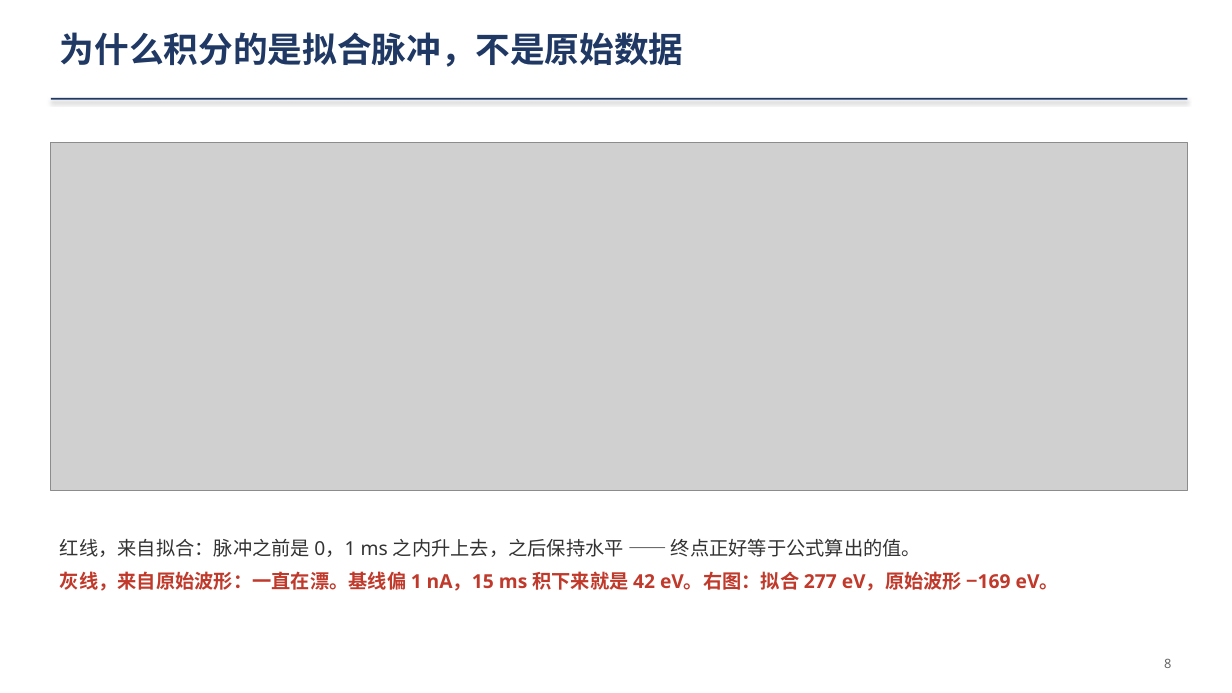
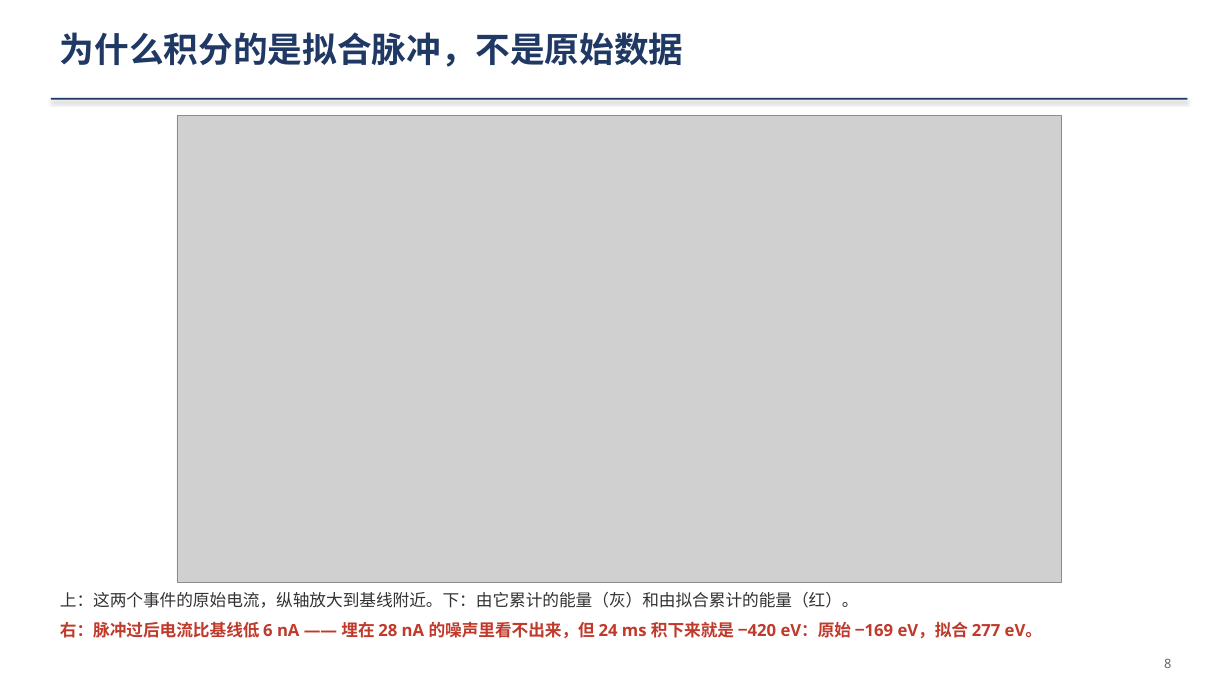
Before and after one commit to ZhihengLi0/urop, a slide deck: slide 8 of snolab/collection_efficiency/presentation/SNOLAB_R4_collection_efficiency_20260910_zh.pptx. Drawn at 1232x693 pixels with LibreOffice and Linux fonts; fonts in the diff are those of the drawing; grey boxes stand for pictures. Boxes give left, top, right and bottom in pixels: in the first picture for what was removed or moved away, otherwise in the second. Text is boxed around its words. In the diff, an @@ line names an element or a change of style, - is before the commit and + after.

```diff
--- a/snolab/collection_efficiency/presentation/SNOLAB_R4_collection_efficiency_20260910_zh.pptx
+++ b/snolab/collection_efficiency/presentation/SNOLAB_R4_collection_efficiency_20260910_zh.pptx
@@ picture: place and size @@
-picture at bbox=[51, 143, 1188, 491]
+picture at bbox=[177, 116, 1062, 582]
@@ text at bbox=[60, 592, 1042, 638]: text changed; size 15 to 13 pt @@
-红线，来自拟合：脉冲之前是 0，1 ms 之内升上去，之后保持水平 —— 终点正好等于公式算出的值。
-灰线，来自原始波形：一直在漂。基线偏 1 nA，15 ms 积下来就是 42 eV。右图：拟合 277 eV，原始波形 −169 eV。
+上：这两个事件的原始电流，纵轴放大到基线附近。下：由它累计的能量（灰）和由拟合累计的能量（红）。
+右：脉冲过后电流比基线低 6 nA —— 埋在 28 nA 的噪声里看不出来，但 24 ms 积下来就是 −420 eV：原始 −169 eV，拟合 277 eV。
```
Also in this commit, not shown: 5 other slides changed, 18 other files.
